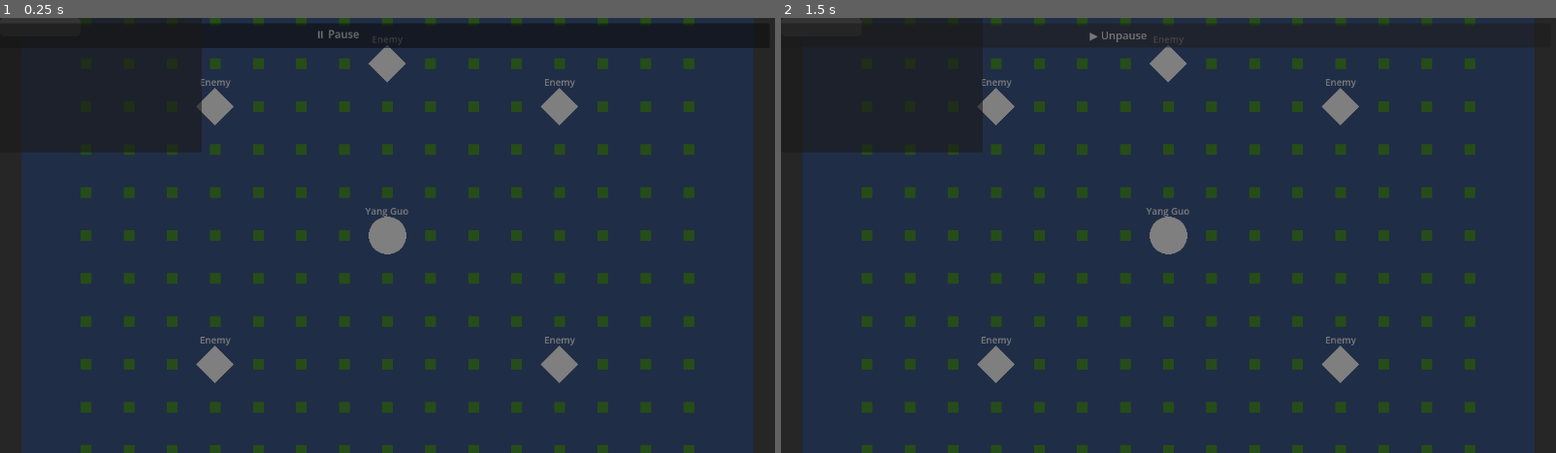
Above: before the commit, frames 1-2 (left to right).
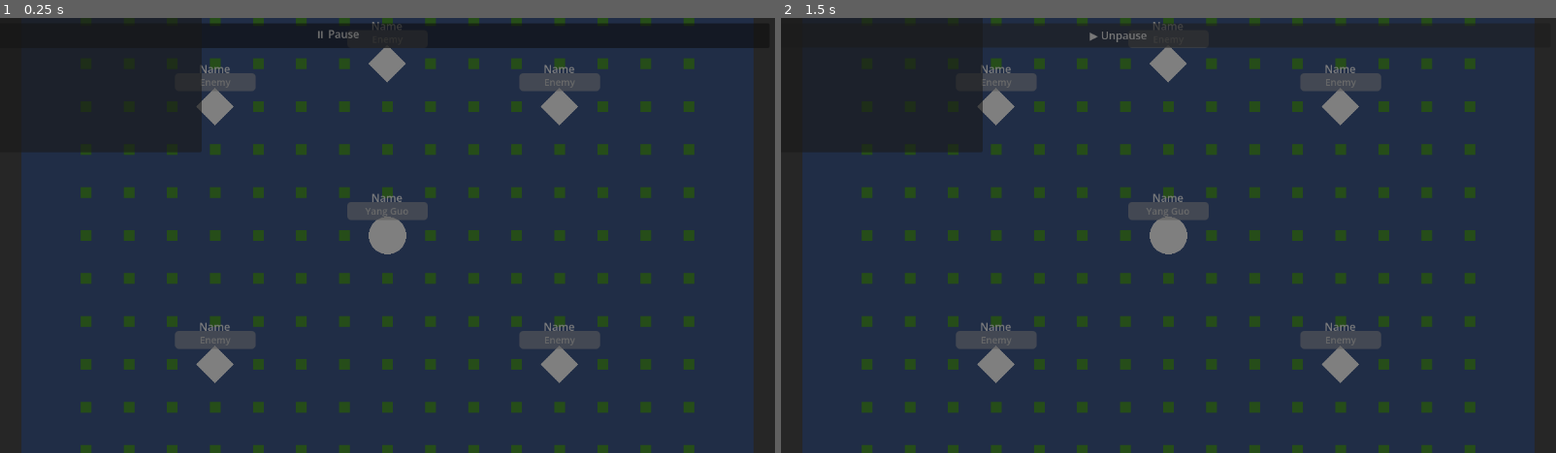
Above: after the commit, the same moments.

Repository: linxuhao/jinyong-heroes
Game: Godot game, scene res://scenes/main.tscn
Same seed, same stepped clock (60 frames per second), same inputs: the game is played once before the commit and once after it.
Inputs (mouse positions are in pixels of both pictures, inside the frame that each line leads up to):
- Up to frame 1 (0.25 s): no input
- Up to frame 2 (1.5 s): tap B at 0.5 s; move the mouse to (1339, 213) at 0.52 s; hold D (move_right) 0.53-1.25 s; click (1339, 213) at 0.67 s; tap Enter (ui_accept) at 0.77 s; click "⏸ Pause" at 1.25 s

The runs differ from the first frame. In frame 1, 1.9% of the frame differs, in the area x 22-78%, y 0-76%; in frame 2, 1.9%.
Error before the commit: Invalid call. Nonexistent function 'unproject_position' in base 'Camera2D'. (res://scripts/ui/health_bar.gd:81)

Commit message:
dpe_game/t_impl: fix_health_bar_unproject [jinyong-godot-2] (2 file(s))

Diff:
--- a/scripts/ui/health_bar.gd
+++ b/scripts/ui/health_bar.gd
@@ -78,7 +78,7 @@
 	if camera == null:
 		return
 
-	var screen_pos: Vector2 = camera.unproject_position(_char_node.global_position)
+	var screen_pos: Vector2 = camera.get_canvas_transform() * _char_node.global_position
 	global_position = screen_pos + Vector2(-60, -50)
 	visible = true
 
Not shown, added: playtest_spec.yaml
